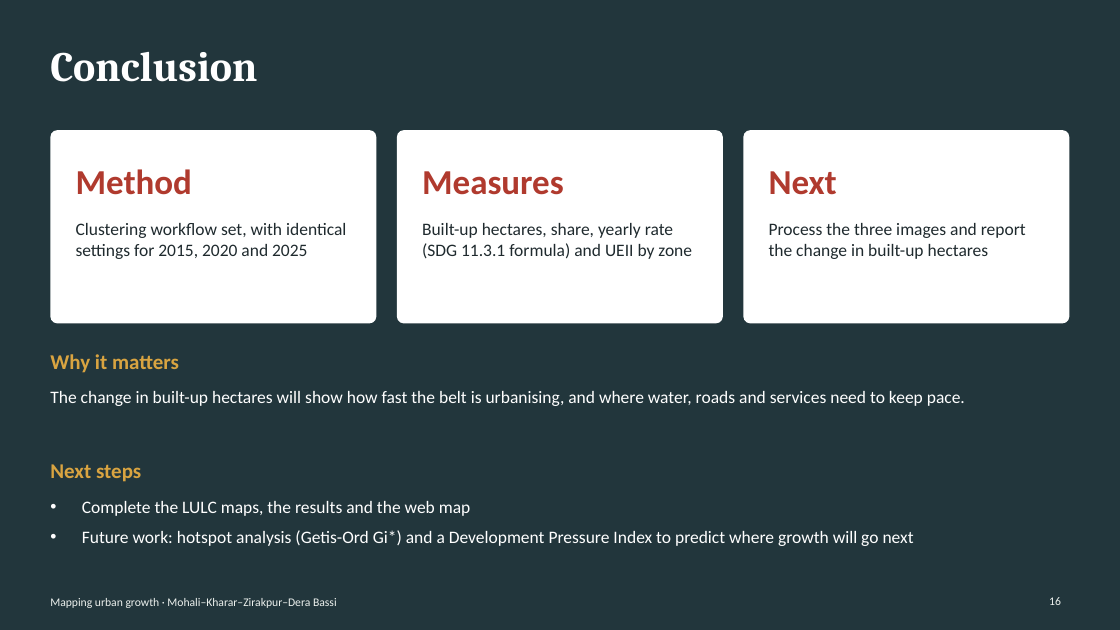
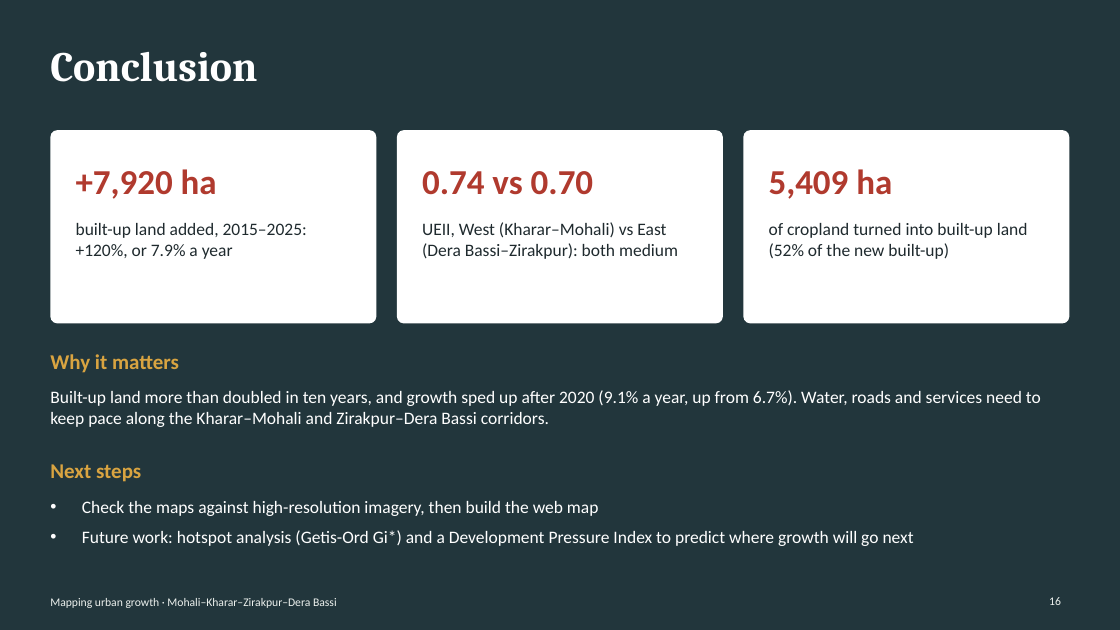
Before and after one commit to SharmaAbhimanyueco/Supriyaaanya, a slide deck: slide 16 of slides/Urban_Growth_Mohali_slides.pptx. Drawn at 1120x630 pixels with LibreOffice and Linux fonts; fonts in the diff are those of the drawing. Boxes give left, top, right and bottom in pixels: in the first picture for what was removed or moved away, otherwise in the second. Text is boxed around its words. In the diff, an @@ line names an element or a change of style, - is before the commit and + after.

```diff
--- a/slides/Urban_Growth_Mohali_slides.pptx
+++ b/slides/Urban_Growth_Mohali_slides.pptx
@@ text at (76,169,217,199): text changed @@
-Method
++7,920 ha
@@ text at (422,171,593,195): text changed @@
-Measures
+0.74 vs 0.70
@@ text at (769,169,892,199): text changed @@
-Next
+5,409 ha
@@ text at (76,223,307,259): text changed @@
-Clustering workflow set, with identical settings for 2015, 2020 and 2025
+built-up land added, 2015–2025: +120%, or 7.9% a year
@@ text at (422,222,678,259): text changed @@
-Built-up hectares, share, yearly rate (SDG 11.3.1 formula) and UEII by zone
+UEII, West (Kharar–Mohali) vs East (Dera Bassi–Zirakpur): both medium
@@ text at (769,223,1028,259): text changed @@
-Process the three images and report the change in built-up hectares
+of cropland turned into built-up land (52% of the new built-up)
@@ text at (50,390,1041,427): text changed @@
-The change in built-up hectares will show how fast the belt is urbanising, and where water, roads and services need to keep pace.
+Built-up land more than doubled in ten years, and growth sped up after 2020 (9.1% a year, up from 6.7%). Water, roads and services need to keep pace along the Kharar–Mohali and Zirakpur–Dera Bassi corridors.
@@ text at (82,501,599,516): text changed @@
-• Complete the LULC maps, the results and the web map
+• Check the maps against high-resolution imagery, then build the web map
```
Also in this commit, not shown: 8 other slides changed, 20 other files.
